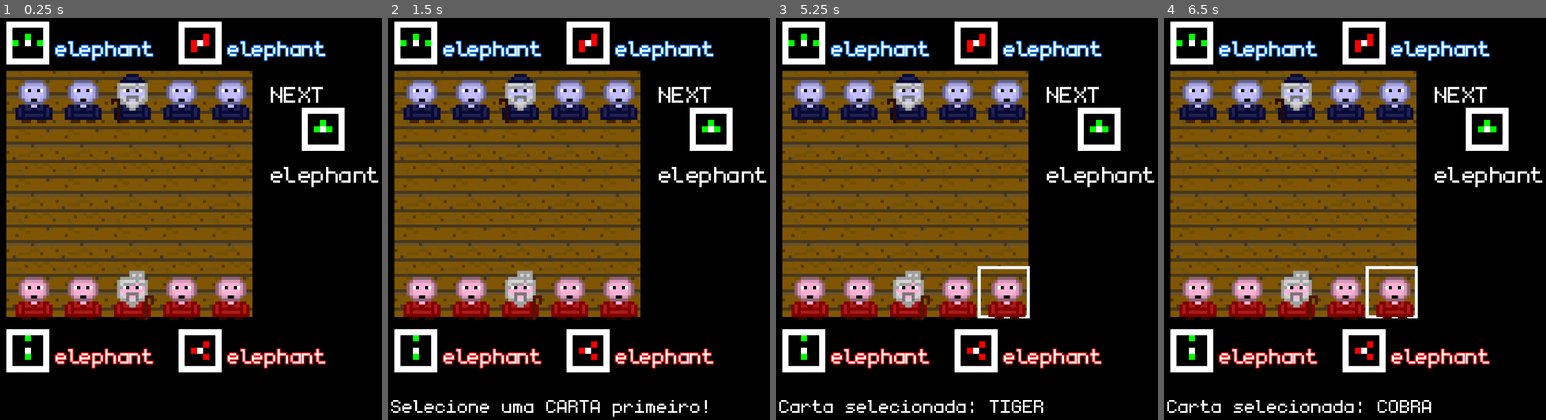
Above: before the commit, frames 1-4 (left to right).
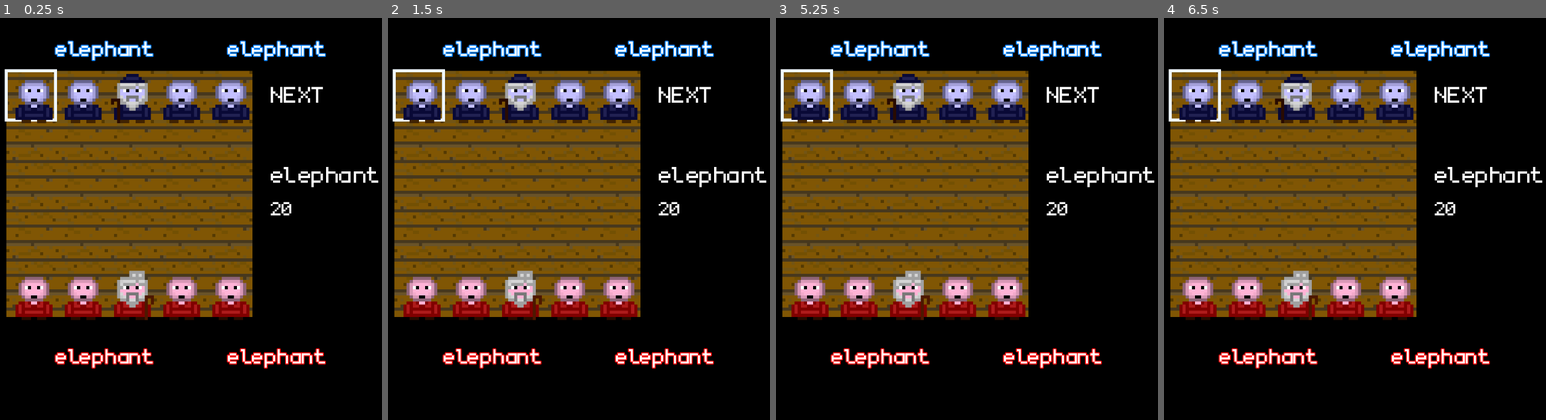
Above: after the commit, the same moments.

Repository: JoaoVitor615/onitama
Game: Godot game, scene res://scenes/Main.tscn
Same seed, same stepped clock (60 frames per second), same inputs: the game is played once before the commit and once after it. The engine's default icon, where the game draws it, is replaced by a stand-in: a white triangle on a blue panel in a dark square.
Inputs (mouse positions are in pixels of both pictures, inside the frame that each line leads up to):
- Up to frame 1 (0.25 s): no input
- Up to frame 2 (1.5 s): click (617, 50) at 0.52 s; click (468, 42) at 1.27 s
- Up to frame 3 (5.25 s): click (932, 42) at 2.02 s; click (844, 403) at 2.77 s; click (928, 403) at 3.52 s; click (997, 403) at 4.27 s; click "elephant" at 5 s
- Up to frame 4 (6.5 s): click "elephant" at 5.75 s

The runs differ from the first frame. In frame 1, 4.1% of the frame differs, in the area x 1-91%, y 0-89%; in frame 2, 4.9%; in frame 3, 5.1%; in frame 4, 5.1%, in the area x 0-91%, y 0-99%.
Error after the commit: Parse Error: Mixed use of tabs and spaces for indentation. (res://GameBoard/GameBoard.gd:472)

Commit message:
implementação das cartas
p5

Diff:
--- a/game/GameBoard/GameBoard.gd
+++ b/game/GameBoard/GameBoard.gd
@@ -11,7 +11,16 @@
 @export var blue_card_button_1: TextureButton
 @export var blue_card_button_2: TextureButton
 @export var neutral_card_button: TextureButton
-
+@export var timer_label: Label # O texto visual
+@export var start_label: Label
+@export var powerup_label: Label # O label da "animação" de 3s
+@export var red_powerup_1: TextureButton
+@export var red_powerup_2: TextureButton
+@export var red_powerup_3: TextureButton
+@export var blue_powerup_1: TextureButton
+@export var blue_powerup_2: TextureButton
+@export var blue_powerup_3: TextureButton
+@onready var _turn_timer: Timer = $TurnTimer # O timer lógico
 
 
 # Variáveis para guardar os DADOS das cartas em cada slot
@@ -20,6 +29,16 @@
 var _blue_card_1: Card.CardType
 var _blue_card_2: Card.CardType
 var _neutral_card: Card.CardType
+var _red_powerup_used = {1: false, 2: false, 3: false}
+var _blue_powerup_used = {1: false, 2: false, 3: false}
+# Para o Power-up 1 (Tempo)
+var _next_turn_time = 20.0 # O tempo normal do próximo turno
+
+# Para o Power-up 3 (Congelar)
+var _is_selecting_freeze_target = false
+
+# Para travar a UI durante animações
+var _ui_locked = false
 
 # O tipo da carta selecionada (null = nenhuma)
 var _selected_card: Variant = null
@@ -48,15 +67,47 @@
 	_update_card_visuals() # Define as texturas dos botões
 	_update_button_interactivity() # Desabilita botões do jogador 2
 	_cursor.hide() # Esconde o cursor
-
-
 	# Conecta os NOVOS sinais
 	red_card_button_1.pressed.connect(_on_red_card_1_pressed)
 	red_card_button_2.pressed.connect(_on_red_card_2_pressed)
 	blue_card_button_1.pressed.connect(_on_blue_card_1_pressed)
 	blue_card_button_2.pressed.connect(_on_blue_card_2_pressed)
-
-func _process(delta: float) -> void:
+	_turn_timer.timeout.connect(_on_turn_timer_timeout)
+	red_powerup_1.pressed.connect(_on_red_powerup_1_pressed)
+	red_powerup_2.pressed.connect(_on_red_powerup_2_pressed)
+	red_powerup_3.pressed.connect(_on_red_powerup_3_pressed)
+	blue_powerup_1.pressed.connect(_on_blue_powerup_1_pressed)
+	blue_powerup_2.pressed.connect(_on_blue_powerup_2_pressed)
+	blue_powerup_3.pressed.connect(_on_blue_powerup_3_pressed)
+
+# 1. Prepara a tela para a espera
+	timer_label.text = "E..." # Mensagem no timer principal
+
+	# 2. Garante que a 'StartLabel' exista e esteja visível
+	if not start_label:
+		# Se a label não foi conectada, apenas espera 5s e começa
+		await get_tree().create_timer(5.0).timeout
+		_start_turn_timer()
+	else:
+		# A 'StartLabel' EXISTE, vamos fazer a contagem!
+		start_label.visible = true
+
+		# 3. Mostra a mensagem inicial
+		start_label.text = "Prepare-se!"
+		await get_tree().create_timer(1.0).timeout # Espera 1 segundo
+
+		# 4. Inicia o loop de contagem regressiva (de 4 até 1)
+		for i in range(4, 0, -1): # Loop de 4, 3, 2, 1
+			start_label.text = str(i) # Converte o número 'i' para texto
+			await get_tree().create_timer(1.0).timeout # Espera 1 segundo
+
+		# 5. Limpa a tela de espera
+		start_label.visible = false
+
+		# 6. AGORA SIM, Inicia o primeiro turno
+		_start_turn_timer()
+
+func _process(_delta: float) -> void:
 	if Input.is_action_just_pressed("ui_select_red1"):
 		red_card_button_1.pressed.emit()
 	if Input.is_action_just_pressed("ui_select_red2"):
@@ -65,6 +116,10 @@
 		blue_card_button_1.pressed.emit()
 	if Input.is_action_just_pressed("ui_select_blue2"):
 		blue_card_button_2.pressed.emit()
+	if not _turn_timer.is_stopped():
+		# Atualiza o texto do Label com o tempo restante
+		# "%.1f" formata o número para mostrar apenas 1 casa decimal (ex: 19.3)
+		timer_label.text = "%.1f" % _turn_timer.time_left
 
 func _unhandled_input(event: InputEvent) -> void:
 
@@ -139,7 +194,7 @@
 	# 2. Lógica de Movimento
 	_units.erase(_active_unit.cell)
 	_units[new_cell] = _active_unit
-
+	_turn_timer.stop() # Para o timer, pois o jogador fez um movimento
 	_deselect_active_unit()
 	_active_unit.walk_along(_unit_path.current_path)
 
@@ -282,7 +337,7 @@
 
 		game_label.text = "--- TURNO: JOGADOR VERMELHO ---"
 	_update_button_interactivity() # Atualiza quais botões podem ser clicados
-
+	_start_turn_timer() # Inicia o timer para o PRÓXIMO jogador
 
 
 func _on_red_card_1_pressed():
@@ -353,17 +408,26 @@
 
 # Habilita/Desabilita os botões de acordo com o turno
 func _update_button_interactivity():
-	# Lembre-se: Vermelho = Bottom | Azul = Top
-	if current_turn == PlayerTurn.RED:
-		red_card_button_1.disabled = false
-		red_card_button_2.disabled = false
-		blue_card_button_1.disabled = true
-		blue_card_button_2.disabled = true
-	else: # PlayerTurn.BLUE
-		red_card_button_1.disabled = true
-		red_card_button_2.disabled = true
-		blue_card_button_1.disabled = false
-		blue_card_button_2.disabled = false
+	# Se a UI está travada (ex: durante a animação), desabilita TUDO
+	if _ui_locked:
+		_set_all_ui_disabled(true)
+		return
+
+	# Lógica normal de turno
+	var is_red_turn = (current_turn == PlayerTurn.RED)
+	red_card_button_1.disabled = not is_red_turn
+	red_card_button_2.disabled = not is_red_turn
+	blue_card_button_1.disabled = is_red_turn
+	blue_card_button_2.disabled = is_red_turn
+
+	# Lógica dos Power-ups (só pode usar no seu turno E se não foi usado)
+	red_powerup_1.disabled = (not is_red_turn) or _red_powerup_used[1]
+	red_powerup_2.disabled = (not is_red_turn) or _red_powerup_used[2]
+	red_powerup_3.disabled = (not is_red_turn) or _red_powerup_used[3]
+
+	blue_powerup_1.disabled = is_red_turn or _blue_powerup_used[1]
+	blue_powerup_2.disabled = is_red_turn or _blue_powerup_used[2]
+	blue_powerup_3.disabled = is_red_turn or _blue_powerup_used[3]
 
 # Troca a carta usada com a carta neutra
 func _swap_cards():
@@ -384,3 +448,49 @@
 			_blue_card_2 = old_neutral_card
 
 	_update_card_visuals() # Atualiza as texturas imediatamente
+
+
+func _on_turn_timer_timeout() -> void:
+	print("Tempo esgotado! Trocando o turno.")
+
+	# Se o jogador estava com uma peça selecionada, cancela tudo
+	if _active_unit:
+		_deselect_active_unit()
+		_clear_active_unit()
+
+	# PENALIDADE: Troca o turno do jogador
+	_switch_turn()
+
+# Função para (re)iniciar o timer
+func _start_turn_timer() -> void:
+	_turn_timer.wait_time = _next_turn_time # Usa a variável
+	_turn_timer.start()
+	_next_turn_time = 20.0 # Reseta para o padrão
+	print("Turno iniciado. O jogador tem %s segundos." % _turn_timer.wait_time)
+
+# Trava/Destrava todos os 10 botões (Cartas e Poderes)
+func _set_all_ui_disabled(is_disabled: bool) -> void:
+	 red_card_button_1.disabled = is_disabled
+	 red_card_button_2.disabled = is_disabled
+	 blue_card_button_1.disabled = is_disabled
+	 blue_card_button_2.disabled = is_disabled
+
+	 red_powerup_1.disabled = is_disabled
+	 red_powerup_2.disabled = is_disabled
+	 red_powerup_3.disabled = is_disabled
+	 blue_powerup_1.disabled = is_disabled
+	 blue_powerup_2.disabled = is_disabled
+	 blue_powerup_3.disabled = is_disabled
+
+func _play_powerup_animation(text: String) -> void:
+	_ui_locked = true
+	_set_all_ui_disabled(true) # Trava tudo
+
+	powerup_label.text = text
+	powerup_label.visible = true
+
+	await get_tree().create_timer(3.0).timeout
+
+	powerup_label.visible = false
+	_ui_locked = false
+	# NÃO re-habilita aqui, deixa o _update_button_interactivity fazer isso
--- a/game/Units/Unit.gd
+++ b/game/Units/Unit.gd
@@ -57,6 +57,8 @@
 		else:
 			_anim_player.play("idle")
 
+var frozen_turns: int = 0 # Nº de turnos que esta peça está presa
+
 var _is_walking := false:
 	set(value):
 		_is_walking = value
--- a/game/scenes/Main.tscn
+++ b/game/scenes/Main.tscn
@@ -138,6 +138,20 @@
 [sub_resource type="LabelSettings" id="LabelSettings_3p2gp"]
 font = ExtResource("10_lhr70")
 
+[sub_resource type="LabelSettings" id="LabelSettings_1nqs0"]
+font = ExtResource("10_lhr70")
+font_size = 20
+
+[sub_resource type="FontVariation" id="FontVariation_lhr70"]
+base_font = ExtResource("10_lhr70")
+
+[sub_resource type="FontVariation" id="FontVariation_wp0k4"]
+base_font = SubResource("FontVariation_lhr70")
+
+[sub_resource type="LabelSettings" id="LabelSettings_cvmbd"]
+font = SubResource("FontVariation_wp0k4")
+font_size = 14
+
 [node name="Main" type="Node2D"]
 
 [node name="Board" type="TileMapLayer" parent="."]
@@ -146,13 +160,15 @@
 tile_map_data = PackedByteArray("AAABAAIAAgAAAAAAAAABAAMAAgAAAAAAAAABAAQAAgAAAAAAAAACAAEAAgAAAAAAAAACAAIAAgAAAAAAAAACAA …(320 unchanged characters)…
 tile_set = SubResource("1")
 
-[node name="GameBoard" type="Node2D" parent="." node_paths=PackedStringArray("red_card_button_1", "red_card_button_2", "blue_card_button_1", "blue_card_button_2", "neutral_card_button")]
+[node name="GameBoard" type="Node2D" parent="." node_paths=PackedStringArray("red_card_button_1", "red_card_button_2", "blue_card_button_1", "blue_card_button_2", "neutral_card_button", "timer_label", "start_label")]
 script = ExtResource("5_qmy6f")
 red_card_button_1 = NodePath("RedCardButton1")
 red_card_button_2 = NodePath("RedCardButton2")
 blue_card_button_1 = NodePath("BlueCardButton1")
 blue_card_button_2 = NodePath("BlueCardButton2")
 neutral_card_button = NodePath("NeutralCardButton")
+timer_label = NodePath("TimerLabel")
+start_label = NodePath("StartLabel")
 
 [node name="UnitOverlay" parent="GameBoard" instance=ExtResource("6_mwfav")]
 modulate = Color(0, 1, 0, 0.5647059)
@@ -348,5 +364,71 @@
 horizontal_alignment = 1
 vertical_alignment = 1
 
+[node name="TurnTimer" type="Timer" parent="GameBoard"]
+wait_time = 20.0
+one_shot = true
+
+[node name="TimerLabel" type="Label" parent="GameBoard"]
+offset_left = 94.0
+offset_top = 64.0
+offset_right = 134.0
+offset_bottom = 87.0
+scale = Vector2(0.5, 0.5)
+text = "20"
+label_settings = SubResource("LabelSettings_1nqs0")
+
+[node name="StartLabel" type="Label" parent="GameBoard"]
+visible = false
+offset_left = 16.0
+offset_top = 56.0
+offset_right = 84.0
+offset_bottom = 70.0
+text = "Prepare-se..."
+label_settings = SubResource("LabelSettings_cvmbd")
+horizontal_alignment = 1
+autowrap_mode = 3
+
+[node name="RedPowerUp1" type="TextureButton" parent="GameBoard"]
+offset_left = 74.0
+offset_top = 11.0
+offset_right = 88.0
+offset_bottom = 23.0
+
+[node name="RedPowerUp2" type="TextureButton" parent="GameBoard"]
+offset_left = 25.0
+offset_top = 9.0
+offset_right = 39.0
+offset_bottom = 21.0
+
+[node name="RedPowerUp3" type="TextureButton" parent="GameBoard"]
+offset_left = 50.0
+offset_top = 8.0
+offset_right = 64.0
+offset_bottom = 22.0
+
+[node name="BluePowerUp1" type="TextureButton" parent="GameBoard"]
+offset_left = 19.0
+offset_top = 124.0
+offset_right = 37.0
+offset_bottom = 140.0
+
+[node name="BluePowerUp2" type="TextureButton" parent="GameBoard"]
+offset_left = 49.0
+offset_top = 126.0
+offset_right = 63.0
+offset_bottom = 138.0
+
+[node name="BluePowerUp3" type="TextureButton" parent="GameBoard"]
+offset_left = 70.0
+offset_top = 125.0
+offset_right = 85.0
+offset_bottom = 139.0
+
+[node name="PowerUpLabel" type="Label" parent="GameBoard"]
+visible = false
+offset_right = 40.0
+offset_bottom = 23.0
+text = "PODER ATIVADO!"
+
 [connection signal="accept_pressed" from="GameBoard/Cursor" to="GameBoard" method="_on_Cursor_accept_pressed"]
 [connection signal="moved" from="GameBoard/Cursor" to="GameBoard" method="_on_Cursor_moved"]
Not shown, removed: game/GameBoard/Pathfinder.gd.uid
Not shown: 1 places in game/Main.tscn that only renumber resources
Not shown: 1 places in game/scenes/Main.tscn that only renumber resources
